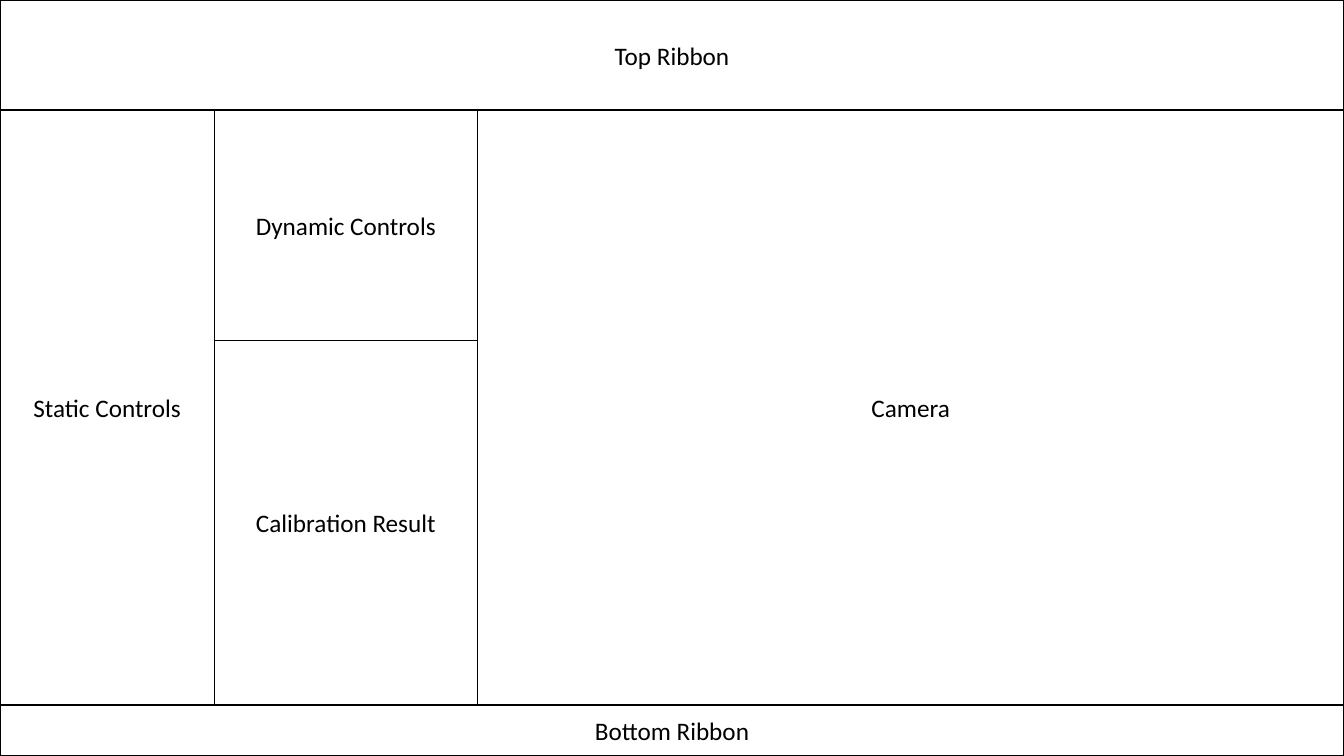
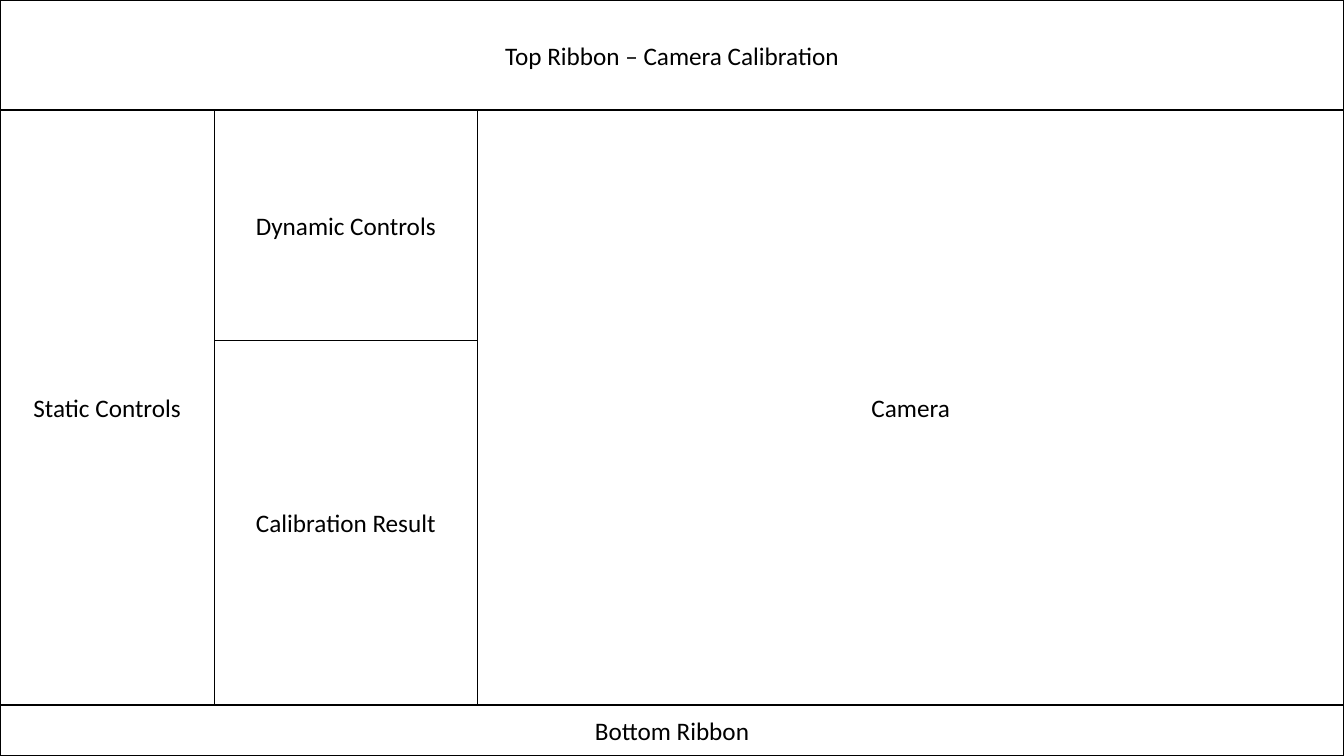
Before and after one commit to jharwerth56/Inflation-Apparatus, a slide deck: slide 3 of dsgn/GUI.pptx. Drawn at 1344x756 pixels with LibreOffice and Linux fonts; fonts in the diff are those of the drawing. Boxes give left, top, right and bottom in pixels: in the first picture for what was removed or moved away, otherwise in the second. Text is boxed around its words. In the diff, an @@ line names an element or a change of style, - is before the commit and + after.

```diff
--- a/dsgn/GUI.pptx
+++ b/dsgn/GUI.pptx
@@ text in rectangle at (505,47,839,69): text changed @@
-Top Ribbon
+Top Ribbon – Camera Calibration
```
Also in this commit, not shown: 3 other slides changed, 7 other files.
